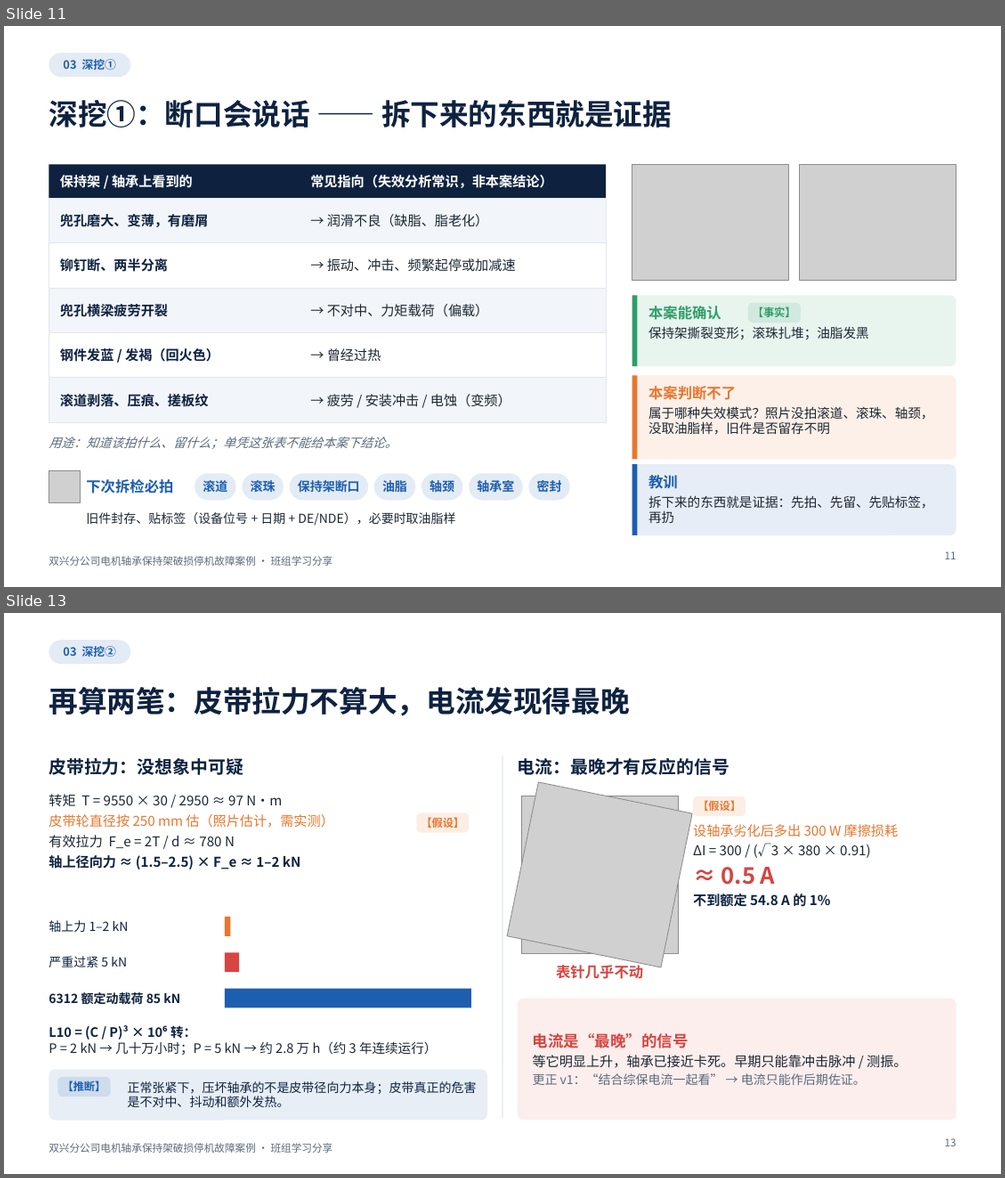
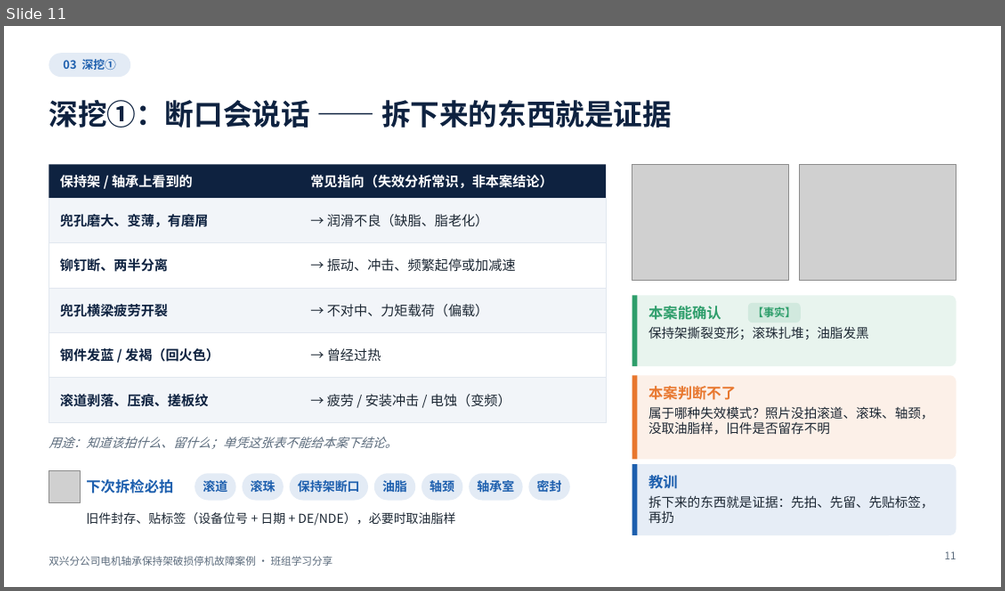
Before and after one commit to tdhvfrtz2r-netizen/YUGAFU, a slide deck: bearing_case_v2/out/bearing_case_v2.pptx. Shown one above the other, each under a label of ours: slides 11 and 13 before the commit, slide 11 after it; the slides between them are not shown. The pictures are 1005x1178 and 1005x591 pixels, drawn with LibreOffice and Linux fonts; fonts in the diff are those of the drawing; grey boxes stand for pictures; background and template pictures are left out. Boxes give left, top, right and bottom in pixels: in the first picture for what was removed or moved away, otherwise in the second. Text is boxed around its words. In the diff, an @@ line names an element or a change of style, - is before the commit and + after.

```diff
--- a/bearing_case_v2/out/bearing_case_v2.pptx
+++ b/bearing_case_v2/out/bearing_case_v2.pptx
@@ slide 13 removed at bbox=[4, 613, 1001, 1174], background #FFFFFF; not listed: 1 template element that a slide beside it also shows @@
@@ rounded rectangle removed at bbox=[48, 640, 130, 664] @@
-03 深挖②
@@ title removed at bbox=[48, 687, 629, 716] @@
-再算两笔：皮带拉力不算大，电流发现得最晚
@@ text removed at bbox=[48, 758, 243, 775] @@
-皮带拉力：没想象中可疑
@@ line removed from (502, 755) to (502, 1118) @@
@@ text removed at bbox=[518, 758, 729, 775] @@
-电流：最晚才有反应的信号
@@ text removed at bbox=[48, 794, 333, 869] @@
-转矩 T = 9550 × 30 / 2950 ≈ 97 N·m
-皮带轮直径按 250 mm 估（照片估计，需实测）
-有效拉力 F_e = 2T / d ≈ 780 N
-轴上径向力 ≈ (1.5–2.5) × F_e ≈ 1–2 kN
@@ picture removed at bbox=[508, 782, 693, 967] @@
@@ picture removed at bbox=[521, 796, 679, 953] @@
@@ rounded rectangle removed at bbox=[694, 796, 745, 817] @@
-【假设】
@@ rounded rectangle removed at bbox=[417, 812, 469, 833] @@
-【假设】
@@ text removed at bbox=[693, 824, 898, 907] @@
-设轴承劣化后多出 300 W 摩擦损耗
-ΔI = 300 / (√3 × 380 × 0.91)
-≈ 0.5 A
-不到额定 54.8 A 的 1%
@@ text removed at bbox=[48, 920, 129, 932] @@
-轴上力 1–2 kN
@@ rectangle removed at bbox=[225, 916, 231, 936] @@
@@ text removed at bbox=[48, 956, 127, 967] @@
-严重过紧 5 kN
@@ rectangle removed at bbox=[225, 952, 239, 972] @@
@@ text removed at bbox=[556, 963, 643, 979] @@
-表针几乎不动
@@ text removed at bbox=[48, 990, 180, 1006] @@
-6312 额定动载荷 85 kN
@@ rectangle removed at bbox=[225, 989, 471, 1008] @@
@@ rounded rectangle removed at bbox=[518, 998, 956, 1120] @@
@@ text removed at bbox=[48, 1025, 437, 1054] @@
-L10 = (C / P)³ × 10⁶ 转：
-P = 2 kN → 几十万小时；P = 5 kN → 约 2.8 万 h（约 3 年连续运行）
@@ text removed at bbox=[533, 1033, 906, 1085] @@
-电流是“最晚”的信号
-等它明显上升，轴承已接近卡死。早期只能靠冲击脉冲 / 测振。
-更正 v1：“结合综保电流一起看” → 电流只能作后期佐证。
@@ rounded rectangle removed at bbox=[48, 1070, 488, 1120] @@
@@ rounded rectangle removed at bbox=[57, 1077, 110, 1097] @@
-【推断】
@@ text removed at bbox=[128, 1081, 477, 1107] @@
-正常张紧下，压坏轴承的不是皮带径向力本身；皮带真正的危害是不对中、抖动和额外发热。
@@ page number removed at bbox=[945, 1138, 956, 1146] @@
-13
```
Also in this commit, not shown: 6 slides changed, 1 other slide removed, 8 other files.
